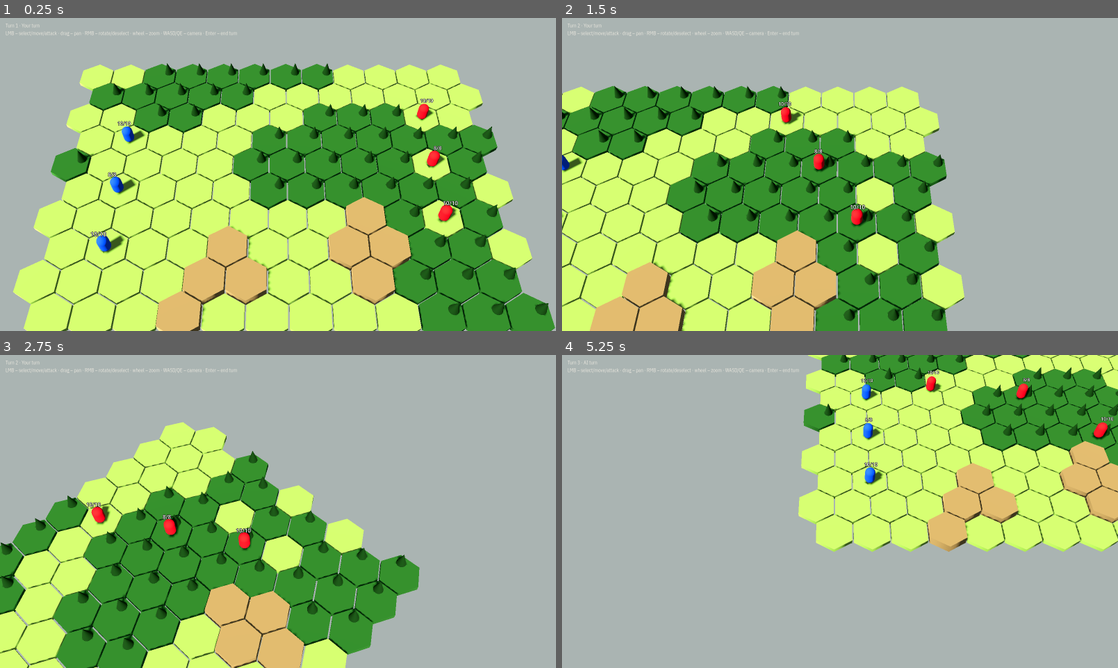
Above: before the commit, frames 1-4 (two rows, left to right).
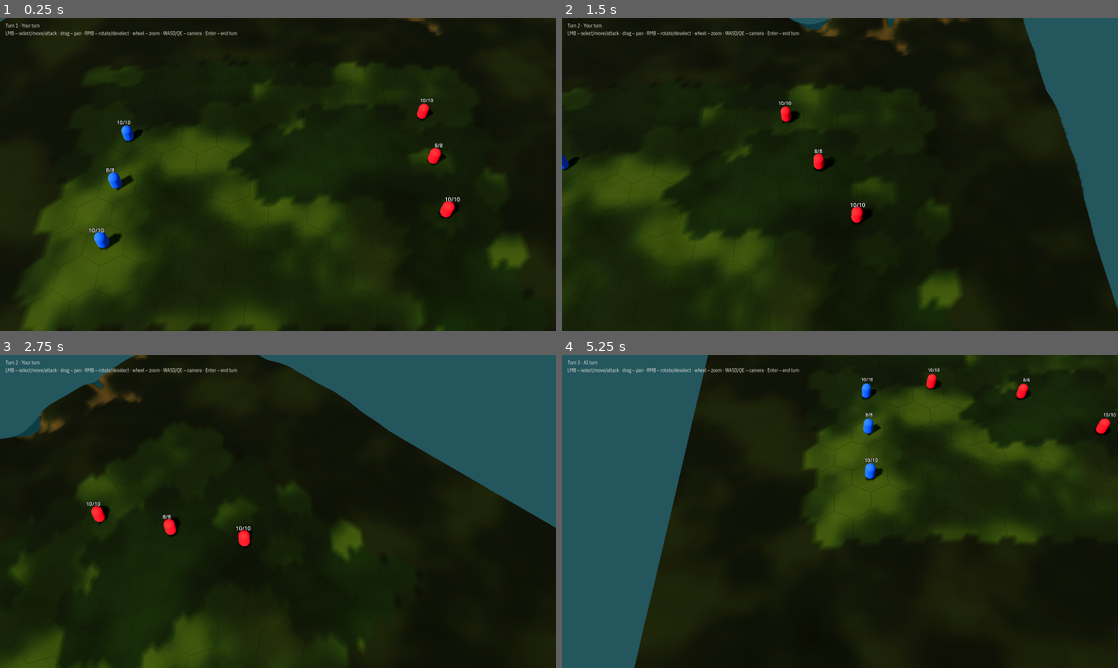
Above: after the commit, the same moments.

Repository: dawidczarczynski/eastern-flank
Game: Godot game, scene res://scenes/battle/battle.tscn
Same seed, same stepped clock (60 frames per second), same inputs: the game is played once before the commit and once after it.
Inputs (mouse positions are in pixels of both pictures, inside the frame that each line leads up to):
- Up to frame 1 (0.25 s): no input
- Up to frame 2 (1.5 s): tap Enter at 0.5, 0.6 s; move the mouse to (962, 158) at 0.52 s; hold D 0.53-1.25 s; click (962, 158) at 0.67 s; drag from (728, 190) to (812, 237) at 1.27 s
- Up to frame 3 (2.75 s): tap Space at 2 s; move the mouse to (333, 442) at 2.02 s; hold D from 2.03 s (still down); hold E from 2.03 s (still down); click (333, 442) at 2.17 s
- Up to frame 4 (5.25 s): release D at 2.75 s; release E at 2.75 s; drag from (812, 574) to (673, 464) at 2.77 s; tap Enter at 3.5, 5.1 s; move the mouse to (1006, 558) at 3.52 s; hold A 3.53-4.25 s; hold Q 3.53-4.25 s; click (1006, 558) at 3.67 s; drag from (673, 464) to (756, 433) at 4.27 s; tap Space at 5 s; move the mouse to (867, 511) at 5.02 s; hold S from 5.03 s (still down); click (867, 511) at 5.17 s

The runs differ from the first frame. In frame 1, 98% of the frame differs, in the area x 0-100%, y 0-100%; in frame 2, 98%; in frame 3, 99%; in frame 4, 99%.

Commit message:
Add continuous terrain mesh, water plane, grid lines and surface picking (TASK-016b)
Replace hex prisms with one vertex-coloured terrain mesh, a translucent
water plane and hex grid lines. Picking raycasts the terrain surface.
The forest palette is lightened from the mock-up: without trees it
rendered near-black. The mesh uses 3 vertices per unit to keep the build
around 1 s. The unused TerrainDefinition height/color fields are removed.

Co-Authored-By: Claude Opus 5.5 <noreply@anthropic.com>

Diff:
--- a/data/terrain/forest.tres
+++ b/data/terrain/forest.tres
@@ -10,5 +10,3 @@
 impassable = false
 defense_bonus = 1
 default_elevation = 0.25
-color = Color(0.24, 0.45, 0.22, 1)
-height = 0.25
--- a/data/terrain/hills.tres
+++ b/data/terrain/hills.tres
@@ -10,5 +10,3 @@
 impassable = false
 defense_bonus = 2
 default_elevation = 0.9
-color = Color(0.6, 0.53, 0.38, 1)
-height = 0.45
--- a/data/terrain/plains.tres
+++ b/data/terrain/plains.tres
@@ -10,5 +10,3 @@
 impassable = false
 defense_bonus = 0
 default_elevation = 0.2
-color = Color(0.56, 0.71, 0.36, 1)
-height = 0.2
--- a/data/terrain/water.tres
+++ b/data/terrain/water.tres
@@ -10,5 +10,3 @@
 impassable = true
 defense_bonus = 0
 default_elevation = -0.3
-color = Color(0.2, 0.42, 0.7, 1)
-height = 0.08
--- a/src/core/data/terrain_definition.gd
+++ b/src/core/data/terrain_definition.gd
@@ -1,7 +1,7 @@
 class_name TerrainDefinition
 extends Resource
 ## Static data for a terrain type. Instances are kept as .tres files in data/terrain/.
-## Core rules read only the gameplay properties; the "Presentation" group is for the view layer.
+## Only gameplay data: the view derives terrain looks from type and elevation (TerrainColors).
 
 @export var id: StringName
 @export var display_name: String
@@ -12,7 +12,3 @@
 ## Elevation of a tile of this type when the map has no generated elevation
 ## (hand-made/test grids). Generated maps store per-tile elevation in HexGrid.
 @export var default_elevation: float = 0.2
-
-@export_group("Presentation")
-@export var color: Color = Color.WHITE
-@export var height: float = 0.2
--- a/src/core/terrain_surface.gd
+++ b/src/core/terrain_surface.gd
@@ -11,6 +11,12 @@
 const _CORRECTION_FULL := 0.35
 ## ...fading to none at this distance (below the hex inradius 0.866).
 const _CORRECTION_NONE := 0.8
+## Raycast: marching starts where the ray is at this height (nothing on the map is higher)...
+const _RAY_START_HEIGHT := 3.0
+## ...in steps of this length, for at most this distance, then refines the hit by bisection.
+const _RAY_STEP := 0.25
+const _RAY_MAX_DISTANCE := 120.0
+const _RAY_BISECTION_STEPS := 8
 
 var _grid: HexGrid
 ## Vector2i -> float (field height at the tile centre). Not invalidated: assumes
@@ -43,6 +49,36 @@
 	return maxf(height_at(x, z), WATER_SURFACE)
 
 
+## First point where the ray from `origin` along `direction` (need not be normalised)
+## meets `ground_height`, or null if it points up/sideways or misses within the range.
+## Port of the design's pickGround (docs/design/game_screen.scene.js).
+func raycast(origin: Vector3, direction: Vector3) -> Variant:
+	if direction.y >= 0.0:
+		return null
+	var d := direction.normalized()
+	var t0 := maxf(0.0, (origin.y - _RAY_START_HEIGHT) / -d.y)
+	var prev := t0
+	var t := t0
+	while t < t0 + _RAY_MAX_DISTANCE:
+		if _is_below_ground(origin + d * t):
+			var a := prev
+			var b := t
+			for i in _RAY_BISECTION_STEPS:
+				var m := (a + b) * 0.5
+				if _is_below_ground(origin + d * m):
+					b = m
+				else:
+					a = m
+			return origin + d * b
+		prev = t
+		t += _RAY_STEP
+	return null
+
+
+func _is_below_ground(p: Vector3) -> bool:
+	return p.y <= ground_height(p.x, p.z)
+
+
 func _center_height(c: Vector2i, center: Vector3) -> float:
 	if not _center_heights.has(c):
 		_center_heights[c] = _grid.field.height(center.x, center.z)
--- a/src/presentation/battle_controller.gd
+++ b/src/presentation/battle_controller.gd
@@ -132,7 +132,7 @@
 	var camera := get_viewport().get_camera_3d()
 	var origin := camera.project_ray_origin(screen_position)
 	var direction := camera.project_ray_normal(screen_position)
-	var hit: Variant = Plane(Vector3.UP, MapView.PICK_HEIGHT).intersects_ray(origin, direction)
+	var hit: Variant = _map_view.surface().raycast(origin, direction)
 	if hit == null:
 		return null
 	var coord := Hex.from_world(hit, _map_view.hex_size)
--- a/src/presentation/map_view.gd
+++ b/src/presentation/map_view.gd
@@ -1,11 +1,24 @@
 class_name MapView
 extends Node3D
-## Map view: builds tile geometry from a HexGrid, highlights movement range
-## and draws the movement path preview (separate marker set, see show_path()).
-## Primitives for now (hexagonal prisms) – to be replaced with models from assets/models.
-
-## Height of the plane used for picking tiles with the mouse.
-const PICK_HEIGHT := 0.2
+## Map view: builds one continuous terrain mesh (heights from TerrainSurface, vertex colours
+## from TerrainColors), a translucent water plane and faint hex grid lines from a HexGrid,
+## highlights movement range and draws the movement path preview (see show_path()).
+## Port of the design's terrain (docs/design/game_screen.scene.js, "terrain mesh").
+
+## The terrain mesh covers the map bounds plus this margin (world units) on every side.
+const EXTENT := 6.0
+## Terrain mesh vertices per world unit. The design uses 6 and the task suggests 5, but
+## TerrainField.height costs ~75 µs per call in GDScript, so 5 took ~3.5 s for the 12×10
+## map; 3 keeps the build well under the 1.5 s budget (see TASK-016b notes).
+const RESOLUTION := 3.0
+## The water plane is this much larger than the terrain mesh.
+const WATER_MARGIN := 80.0
+const WATER_COLOR := Color("#2c5866", 0.84)
+const GRID_LINE_COLOR := Color("#0d120c", 0.2)
+## Grid lines float this far above the ground; each hex edge is split into segments so the
+## lines follow the slopes.
+const GRID_LINE_OFFSET := 0.025
+const GRID_LINE_SEGMENTS := 5
 ## Height of the movement highlight above the tile top.
 const HIGHLIGHT_OFFSET := 0.02
 ## Path markers sit slightly above the movement highlight to avoid z-fighting.
@@ -17,6 +30,12 @@
 @export var hex_size: float = 1.0
 
 var _grid: HexGrid
+var _surface: TerrainSurface
+## Terrain mesh height grid, kept so the grid lines can sit exactly on the mesh.
+var _mesh_origin := Vector2.ZERO
+var _mesh_step := Vector2.ONE
+var _mesh_cells := Vector2i.ZERO
+var _mesh_heights := PackedFloat32Array()
 var _tiles_root := Node3D.new()
 var _highlight_root := Node3D.new()
 var _highlight_mesh: CylinderMesh
@@ -45,39 +64,184 @@
 
 func build(grid: HexGrid) -> void:
 	_grid = grid
-	for child in _tiles_root.get_children():
-		child.queue_free()
-
-	var meshes := {}
-	for t: Terrain.Type in Terrain.Type.values():
-		var def := Terrain.definition(t)
-		meshes[t] = _make_hex_mesh(hex_size * 0.96, def.height, _make_material(def.color))
-
-	var tree_mesh := CylinderMesh.new()
-	tree_mesh.top_radius = 0.0
-	tree_mesh.bottom_radius = 0.22
-	tree_mesh.height = 0.7
-	tree_mesh.material = _make_material(Color(0.15, 0.32, 0.15))
-
+	_surface = TerrainSurface.new(grid)
+	_clear_children(_tiles_root)
+	var centers: Array[Vector3] = []
 	for c in grid.coords():
-		var t := grid.get_terrain(c)
-		var h := Terrain.definition(t).height
-		var tile := MeshInstance3D.new()
-		tile.mesh = meshes[t]
-		tile.position = Hex.to_world(c, hex_size) + Vector3.UP * (h / 2.0)
-		_tiles_root.add_child(tile)
-		if t == Terrain.Type.FOREST:
-			var tree := MeshInstance3D.new()
-			tree.mesh = tree_mesh
-			tree.position = tile_top_position(c) + Vector3(0.5, 0.35, -0.25)
-			_tiles_root.add_child(tree)
+		centers.append(Hex.to_world(c, hex_size))
+	var rect := CameraMath.map_bounds(centers, hex_size).grow(EXTENT)
+	_tiles_root.add_child(_build_terrain(rect))
+	_tiles_root.add_child(_build_water(rect))
+	_tiles_root.add_child(_build_grid_lines())
+
+
+## The surface the terrain mesh is built from; use it for picking and placing things.
+func surface() -> TerrainSurface:
+	return _surface
 
 
 func tile_top_position(c: Vector2i) -> Vector3:
-	var h := 0.0
-	if _grid.has_tile(c):
-		h = Terrain.definition(_grid.get_terrain(c)).height
-	return Hex.to_world(c, hex_size) + Vector3.UP * h
+	var p := Hex.to_world(c, hex_size)
+	p.y = _surface.ground_height(p.x, p.z)
+	return p
+
+
+func _build_terrain(rect: Rect2) -> MeshInstance3D:
+	var nx := maxi(1, roundi(rect.size.x * RESOLUTION))
+	var nz := maxi(1, roundi(rect.size.y * RESOLUTION))
+	var step := Vector2(rect.size.x / nx, rect.size.y / nz)
+	var row := nx + 1
+	var count := row * (nz + 1)
+	var vertices := PackedVector3Array()
+	vertices.resize(count)
+	_mesh_heights.resize(count)
+	for j in nz + 1:
+		var z := rect.position.y + j * step.y
+		for i in row:
+			var x := rect.position.x + i * step.x
+			var h := _surface.height_at(x, z)
+			vertices[j * row + i] = Vector3(x, h, z)
+			_mesh_heights[j * row + i] = h
+	_mesh_origin = rect.position
+	_mesh_step = step
+	_mesh_cells = Vector2i(nx, nz)
+
+	# Normals by central differences on the height grid (one-sided at the border).
+	var normals := PackedVector3Array()
+	normals.resize(count)
+	var colors := PackedColorArray()
+	colors.resize(count)
+	for j in nz + 1:
+		var j0 := maxi(j - 1, 0)
+		var j1 := mini(j + 1, nz)
+		for i in row:
+			var i0 := maxi(i - 1, 0)
+			var i1 := mini(i + 1, nx)
+			var dx := (vertices[j * row + i1].y - vertices[j * row + i0].y) / ((i1 - i0) * step.x)
+			var dz := (vertices[j1 * row + i].y - vertices[j0 * row + i].y) / ((j1 - j0) * step.y)
+			var n := Vector3(-dx, 1.0, -dz).normalized()
+			normals[j * row + i] = n
+			var v := vertices[j * row + i]
+			var k := TerrainColors.noise_k(v.x, v.z)
+			var jittered := TerrainColors.jitter(v.x, v.z)
+			var jc := Hex.from_world(Vector3(jittered.x, 0.0, jittered.y), hex_size)
+			var jittered_type := int(_grid.get_terrain(jc)) if _grid.has_tile(jc) else -1
+			var on_map := _grid.has_tile(Hex.from_world(v, hex_size))
+			colors[j * row + i] = TerrainColors.color_at(v.y, n.y, k, jittered_type, on_map)
+
+	var indices := PackedInt32Array()
+	indices.resize(nx * nz * 6)
+	var w := 0
+	for j in nz:
+		for i in nx:
+			var a := j * row + i
+			var b := a + 1
+			var c := a + row
+			var d := c + 1
+			# Clockwise seen from above (+Y): Godot's front-face winding.
+			indices[w] = a
+			indices[w + 1] = b
+			indices[w + 2] = c
+			indices[w + 3] = b
+			indices[w + 4] = d
+			indices[w + 5] = c
+			w += 6
+
+	var arrays := []
+	arrays.resize(Mesh.ARRAY_MAX)
+	arrays[Mesh.ARRAY_VERTEX] = vertices
+	arrays[Mesh.ARRAY_NORMAL] = normals
+	arrays[Mesh.ARRAY_COLOR] = colors
+	arrays[Mesh.ARRAY_INDEX] = indices
+	var mesh := ArrayMesh.new()
+	mesh.add_surface_from_arrays(Mesh.PRIMITIVE_TRIANGLES, arrays)
+	var material := StandardMaterial3D.new()
+	material.vertex_color_use_as_albedo = true
+	material.vertex_color_is_srgb = false
+	material.roughness = 0.95
+	material.metallic = 0.0
+	mesh.surface_set_material(0, material)
+	var instance := MeshInstance3D.new()
+	instance.name = "Terrain"
+	instance.mesh = mesh
+	instance.cast_shadow = GeometryInstance3D.SHADOW_CASTING_SETTING_ON
+	return instance
+
+
+func _build_water(rect: Rect2) -> MeshInstance3D:
+	var plane := PlaneMesh.new()
+	plane.size = rect.size + Vector2.ONE * WATER_MARGIN
+	var material := StandardMaterial3D.new()
+	material.albedo_color = WATER_COLOR
+	material.roughness = 0.12
+	material.metallic = 0.25
+	material.transparency = BaseMaterial3D.TRANSPARENCY_ALPHA
+	plane.material = material
+	var instance := MeshInstance3D.new()
+	instance.name = "Water"
+	instance.mesh = plane
+	instance.cast_shadow = GeometryInstance3D.SHADOW_CASTING_SETTING_OFF
+	var center := rect.get_center()
+	instance.position = Vector3(center.x, TerrainSurface.WATER_SURFACE, center.y)
+	return instance
+
+
+## Height of the terrain mesh at (x, z), interpolated on the same triangles the mesh is
+## drawn with (cell split along the b–c diagonal), clamped to the water surface.
+## Matches the drawn mesh exactly (lines never sink into it) and is much cheaper than
+## TerrainSurface.ground_height.
+func _mesh_ground_height(x: float, z: float) -> float:
+	var fx := clampf((x - _mesh_origin.x) / _mesh_step.x, 0.0, _mesh_cells.x)
+	var fz := clampf((z - _mesh_origin.y) / _mesh_step.y, 0.0, _mesh_cells.y)
+	var i := mini(floori(fx), _mesh_cells.x - 1)
+	var j := mini(floori(fz), _mesh_cells.y - 1)
+	var u := fx - i
+	var v := fz - j
+	var row := _mesh_cells.x + 1
+	var ha := _mesh_heights[j * row + i]
+	var hb := _mesh_heights[j * row + i + 1]
+	var hc := _mesh_heights[(j + 1) * row + i]
+	var h: float
+	if u + v <= 1.0:
+		h = ha + u * (hb - ha) + v * (hc - ha)
+	else:
+		var hd := _mesh_heights[(j + 1) * row + i + 1]
+		h = hd + (1.0 - u) * (hc - hd) + (1.0 - v) * (hb - hd)
+	return maxf(h, TerrainSurface.WATER_SURFACE)
+
+
+## All tile outlines as one line mesh; shared edges are drawn twice, like in the design.
+func _build_grid_lines() -> MeshInstance3D:
+	var corners: Array[Vector2] = []
+	for s in 7:
+		var angle := deg_to_rad(60.0 * s - 30.0)
+		corners.append(Vector2(cos(angle), sin(angle)) * hex_size)
+	var points := PackedVector3Array()
+	for c in _grid.coords():
+		var center := Hex.to_world(c, hex_size)
+		for s in 6:
+			for k in GRID_LINE_SEGMENTS:
+				for t: float in [float(k) / GRID_LINE_SEGMENTS, float(k + 1) / GRID_LINE_SEGMENTS]:
+					var p := corners[s].lerp(corners[s + 1], t)
+					var x := center.x + p.x
+					var z := center.z + p.y
+					points.append(Vector3(x, _mesh_ground_height(x, z) + GRID_LINE_OFFSET, z))
+	var arrays := []
+	arrays.resize(Mesh.ARRAY_MAX)
+	arrays[Mesh.ARRAY_VERTEX] = points
+	var mesh := ArrayMesh.new()
+	mesh.add_surface_from_arrays(Mesh.PRIMITIVE_LINES, arrays)
+	var material := StandardMaterial3D.new()
+	material.albedo_color = GRID_LINE_COLOR
+	material.shading_mode = BaseMaterial3D.SHADING_MODE_UNSHADED
+	material.transparency = BaseMaterial3D.TRANSPARENCY_ALPHA
+	material.depth_draw_mode = BaseMaterial3D.DEPTH_DRAW_DISABLED
+	mesh.surface_set_material(0, material)
+	var instance := MeshInstance3D.new()
+	instance.name = "GridLines"
+	instance.mesh = mesh
+	instance.cast_shadow = GeometryInstance3D.SHADOW_CASTING_SETTING_OFF
+	return instance
 
 
 func center() -> Vector3:
--- /dev/null
+++ b/src/presentation/terrain_colors.gd
@@ -0,0 +1,78 @@
+class_name TerrainColors
+extends RefCounted
+## Pure per-vertex terrain colour, a port of the design's terrain mesh colouring
+## (docs/design/game_screen.scene.js, "terrain mesh"). Colours are mixed in linear space
+## like three.js; use with vertex_color_is_srgb = false.
+
+## Water/shore threshold, forest mix, off-map darkening and jitter amplitude from the design.
+const _WATER_BELOW := 0.03
+const _FOREST_MIX := 0.85
+const _OFF_MAP_FACTOR := 0.6
+const _JITTER := 0.55
+## Noise seeds from the design: colour noise k and the jitter offsets in x and z.
+const _K_SEED := 61.0
+const _JITTER_X_SEED := 71.0
+const _JITTER_Z_SEED := 72.0
+
+## Palette, converted from the design's sRGB hex values to linear once.
+static var _deep := Color("#17323b").srgb_to_linear()
+static var _shoal := Color("#5d8778").srgb_to_linear()
+static var _sand := Color("#c6b78a").srgb_to_linear()
+static var _grass1 := Color("#627c33").srgb_to_linear()
+static var _grass2 := Color("#87974b").srgb_to_linear()
+static var _forest1 := Color("#46672f").srgb_to_linear()
+static var _forest2 := Color("#587a38").srgb_to_linear()
+static var _hill := Color("#837b50").srgb_to_linear()
+static var _rock1 := Color("#756e5e").srgb_to_linear()
+static var _rock2 := Color("#a29c8f").srgb_to_linear()
+static var _snow := Color("#eef0ef").srgb_to_linear()
+
+
+## Linear colour of a terrain vertex at height `y` with normal Y `normal_y`.
+## `k` is the colour noise (see noise_k), `jittered_type` the Terrain.Type of the tile at
+## the jittered position (see jitter) or -1 off the map, `on_map` whether the vertex
+## itself is on a map tile (off-map vertices are darkened).
+static func color_at(
+	y: float, normal_y: float, k: float, jittered_type: int, on_map: bool
+) -> Color:
+	var c: Color
+	if y < _WATER_BELOW:
+		c = _deep.lerp(_shoal, TerrainNoise.smooth(-0.7, -0.05, y))
+		c = c.lerp(_sand, TerrainNoise.smooth(-0.06, 0.03, y))
+	else:
+		c = _grass1.lerp(_grass2, TerrainNoise.smooth(0.35, 0.7, k))
+		if jittered_type == Terrain.Type.FOREST:
+			c = c.lerp(_forest1.lerp(_forest2, k), _FOREST_MIX)
+		c = c.lerp(_sand, TerrainNoise.smooth(0.16, 0.04, y))
+		c = c.lerp(_hill, TerrainNoise.smooth(0.6, 1.1, y) * 0.6)
+		var rock_weight := minf(
+			1.0,
+			(
+				TerrainNoise.smooth(0.18, 0.42, 1.0 - normal_y)
+				+ TerrainNoise.smooth(1.3, 1.8, y) * 0.85
+			)
+		)
+		c = c.lerp(_rock1.lerp(_rock2, k), rock_weight)
+		var snow_weight := (
+			TerrainNoise.smooth(1.85, 2.15, y + (k - 0.5) * 0.35)
+			* TerrainNoise.smooth(0.55, 0.8, normal_y)
+		)
+		c = c.lerp(_snow, snow_weight)
+	var factor := 0.88 + k * 0.24
+	if not on_map:
+		factor *= _OFF_MAP_FACTOR
+	return Color(c.r * factor, c.g * factor, c.b * factor)
+
+
+## Colour noise `k` in [0, 1] at world (x, z).
+static func noise_k(x: float, z: float) -> float:
+	return TerrainNoise.fbm(x * 0.35, z * 0.35, _K_SEED, 3)
+
+
+## Jittered world position (x, z) whose tile type decides forest colouring, so forest
+## edges don't follow the hex outline exactly.
+static func jitter(x: float, z: float) -> Vector2:
+	return Vector2(
+		x + (TerrainNoise.fbm(x * 0.8, z * 0.8, _JITTER_X_SEED, 2) - 0.5) * _JITTER,
+		z + (TerrainNoise.fbm(x * 0.8 + 9.0, z * 0.8, _JITTER_Z_SEED, 2) - 0.5) * _JITTER
+	)
--- /dev/null
+++ b/tests/unit/test_terrain_colors.gd
@@ -0,0 +1,64 @@
+extends TestCase
+
+const TOLERANCE := 0.002
+
+
+func _srgb(hex: String) -> Color:
+	return Color(hex).srgb_to_linear()
+
+
+func _assert_color(actual: Color, expected: Color) -> void:
+	var ok := (
+		absf(actual.r - expected.r) < TOLERANCE
+		and absf(actual.g - expected.g) < TOLERANCE
+		and absf(actual.b - expected.b) < TOLERANCE
+	)
+	assert_true(ok, "expected %s, got %s" % [expected, actual])
+
+
+func _grass() -> Color:
+	return _srgb("#627c33").lerp(_srgb("#87974b"), TerrainNoise.smooth(0.35, 0.7, 0.5))
+
+
+func test_deep_water() -> void:
+	_assert_color(
+		TerrainColors.color_at(-1.0, 1.0, 0.5, Terrain.Type.WATER, true), _srgb("#17323b")
+	)
+
+
+func test_off_map_is_darkened() -> void:
+	var deep := _srgb("#17323b")
+	var expected := Color(deep.r * 0.6, deep.g * 0.6, deep.b * 0.6)
+	_assert_color(TerrainColors.color_at(-1.0, 1.0, 0.5, Terrain.Type.WATER, false), expected)
+
+
+func test_high_flat_peak_is_snow() -> void:
+	_assert_color(
+		TerrainColors.color_at(2.5, 1.0, 0.5, Terrain.Type.PLAINS, true), _srgb("#eef0ef")
+	)
+
+
+func test_plains_are_grass() -> void:
+	_assert_color(TerrainColors.color_at(0.3, 1.0, 0.5, Terrain.Type.PLAINS, true), _grass())
+
+
+func test_forest_is_dark_green() -> void:
+	var forest := _srgb("#46672f").lerp(_srgb("#587a38"), 0.5)
+	_assert_color(
+		TerrainColors.color_at(0.3, 1.0, 0.5, Terrain.Type.FOREST, true),
+		_grass().lerp(forest, 0.85)
+	)
+
+
+func test_steep_slope_is_rock() -> void:
+	var rock := _srgb("#756e5e").lerp(_srgb("#a29c8f"), 0.5)
+	_assert_color(TerrainColors.color_at(0.3, 0.5, 0.5, Terrain.Type.PLAINS, true), rock)
+
+
+func test_noise_helpers_are_deterministic_and_bounded() -> void:
+	var k := TerrainColors.noise_k(1.3, -2.7)
+	assert_eq(k, TerrainColors.noise_k(1.3, -2.7))
+	assert_true(k >= 0.0 and k <= 1.0)
+	var j := TerrainColors.jitter(1.3, -2.7)
+	assert_eq(j, TerrainColors.jitter(1.3, -2.7))
+	assert_true(absf(j.x - 1.3) <= 0.275 and absf(j.y + 2.7) <= 0.275, str(j))
--- a/tests/unit/test_terrain_surface.gd
+++ b/tests/unit/test_terrain_surface.gd
@@ -90,3 +90,84 @@
 	assert_eq(surface.height_at(p.x, p.z), -0.3)
 	assert_eq(surface.ground_height(p.x, p.z), TerrainSurface.WATER_SURFACE)
 	assert_eq(surface.ground_height(p.x, p.z), 0.0)
+
+
+func _assert_hit_near(hit: Variant, expected: Vector3, tolerance: float) -> void:
+	assert_true(hit is Vector3, "expected a hit, got %s" % [hit])
+	if hit is Vector3:
+		var p: Vector3 = hit
+		assert_true(p.distance_to(expected) < tolerance, "expected %s, got %s" % [expected, p])
+
+
+func test_raycast_straight_down_hits_the_ground() -> void:
+	var surface := TerrainSurface.new(Fixtures.plains_grid(3))
+	var hit: Variant = surface.raycast(Vector3(0.0, 10.0, 0.0), Vector3.DOWN)
+	_assert_hit_near(hit, Vector3(0.0, 0.2, 0.0), 0.01)
+
+
+func test_raycast_diagonal_hits_the_ground_at_the_right_x() -> void:
+	var surface := TerrainSurface.new(Fixtures.plains_grid(3))
+	var hit: Variant = surface.raycast(
+		Vector3(-5.0, 5.2, 0.0), Vector3(1.0, -1.0, 0.0).normalized()
+	)
+	assert_true(hit is Vector3, "expected a hit")
+	if hit is Vector3:
+		var p: Vector3 = hit
+		assert_true(absf(p.x) < 0.01, "x = %f" % p.x)
+		assert_true(absf(p.y - 0.2) < 0.01, "y = %f" % p.y)
+
+
+func test_raycast_hits_a_hill_on_a_generated_map() -> void:
+	var grid := _generate(6)  # seed 6 has hills well above 2.0
+	var surface := TerrainSurface.new(grid)
+	var top := grid.coords()[0]
+	for c in grid.coords():
+		if grid.elevation(c) > grid.elevation(top):
+			top = c
+	assert_true(grid.elevation(top) > 1.0, "expected a high tile, got %f" % grid.elevation(top))
+	var center := Hex.to_world(top, TerrainField.HEX_SIZE)
+	var straight: Variant = surface.raycast(center + Vector3.UP * 10.0, Vector3.DOWN)
+	_assert_hit_on_surface(surface, straight)
+	if straight is Vector3:
+		var p: Vector3 = straight
+		assert_true(absf(p.y - grid.elevation(top)) < 0.01, "y = %f" % p.y)
+	var oblique: Variant = surface.raycast(
+		center + Vector3(-6.0, 8.0, 5.0), Vector3(6.0, -8.0, -5.0)
+	)
+	_assert_hit_on_surface(surface, oblique)
+
+
+func _assert_hit_on_surface(surface: TerrainSurface, hit: Variant) -> void:
+	assert_true(hit is Vector3, "expected a hit")
+	if hit is Vector3:
+		var p: Vector3 = hit
+		var ground := surface.ground_height(p.x, p.z)
+		assert_true(absf(p.y - ground) < 0.01, "hit y %f, ground %f" % [p.y, ground])
+
+
+func test_raycast_works_with_an_unnormalized_direction() -> void:
+	var surface := TerrainSurface.new(Fixtures.plains_grid(3))
+	var hit: Variant = surface.raycast(Vector3(-5.0, 5.2, 0.0), Vector3(3.0, -3.0, 0.0))
+	_assert_hit_near(hit, Vector3(0.0, 0.2, 0.0), 0.01)
+
+
+func test_raycast_up_or_horizontal_returns_null() -> void:
+	var surface := TerrainSurface.new(Fixtures.plains_grid(3))
+	assert_eq(surface.raycast(Vector3(0.0, 10.0, 0.0), Vector3.UP), null)
+	assert_eq(surface.raycast(Vector3(0.0, 10.0, 0.0), Vector3.RIGHT), null)
+
+
+func test_raycast_off_the_map_hits_the_water_surface() -> void:
+	var surface := TerrainSurface.new(Fixtures.plains_grid(3))
+	var hit: Variant = surface.raycast(Vector3(40.0, 10.0, 40.0), Vector3(0.3, -1.0, 0.2))
+	assert_true(hit is Vector3, "expected a hit")
+	if hit is Vector3:
+		var p: Vector3 = hit
+		assert_true(absf(p.y - TerrainSurface.WATER_SURFACE) < 0.01, "y = %f" % p.y)
+		assert_true(p.x > 40.0 and p.z > 40.0, "hit %s" % p)
+
+
+func test_raycast_from_below_the_start_height_starts_at_the_origin() -> void:
+	var surface := TerrainSurface.new(Fixtures.plains_grid(3))
+	var hit: Variant = surface.raycast(Vector3(0.0, 1.0, 0.0), Vector3.DOWN)
+	_assert_hit_near(hit, Vector3(0.0, 0.2, 0.0), 0.01)
Not shown, added: src/presentation/terrain_colors.gd.uid
Not shown, added: tests/unit/test_terrain_colors.gd.uid
Not shown, changed: docs/adr/0002-terrain-definitions.md
Not shown, changed: docs/tasks/BACKLOG.md
Not shown, changed: docs/tasks/TASK-016b-terrain-mesh.md
